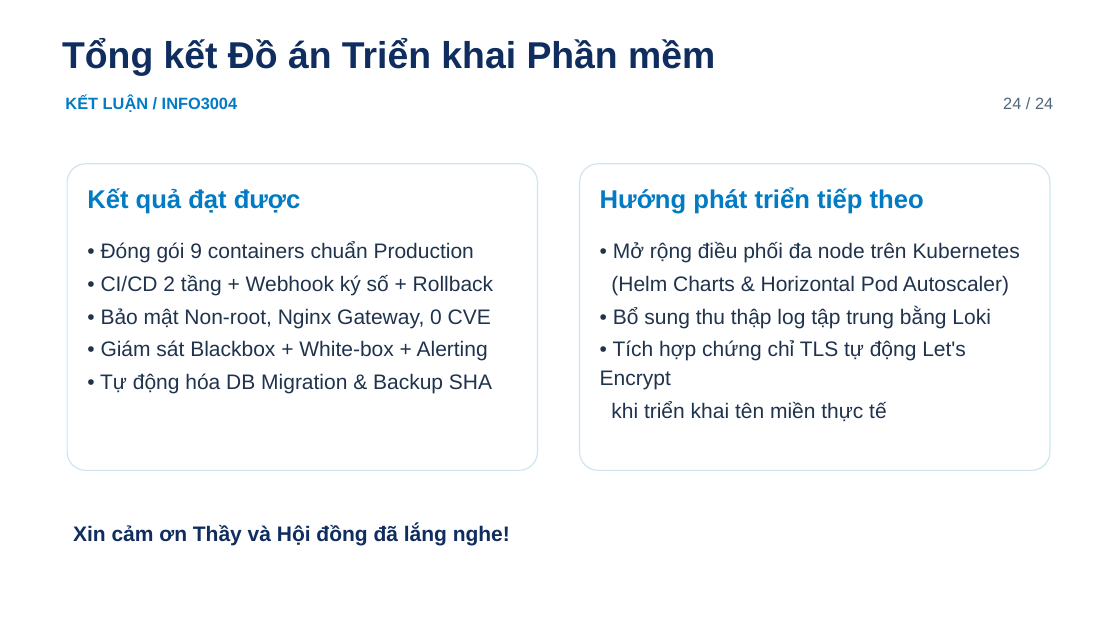
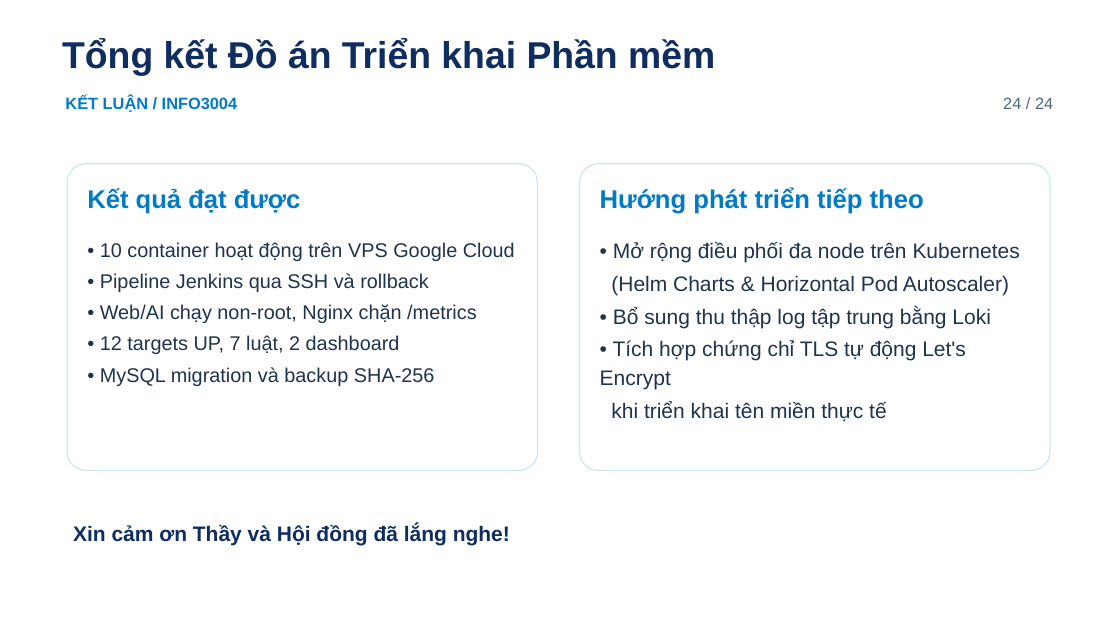
Before and after one commit to hieunofun/cong-nghe-phan-mem, a slide deck: slide 24 of JobLink_Final_Presentation.pptx. Drawn at 1120x630 pixels with LibreOffice and Linux fonts; fonts in the diff are those of the drawing; background and template pictures are left out. Boxes give left, top, right and bottom in pixels: in the first picture for what was removed or moved away, otherwise in the second. Text is boxed around its words. In the diff, an @@ line names an element or a change of style, - is before the commit and + after.

```diff
--- a/JobLink_Final_Presentation.pptx
+++ b/JobLink_Final_Presentation.pptx
@@ text at bbox=[100, 242, 515, 386]: text changed; size 18 to 17 pt @@
-• Đóng gói 9 containers chuẩn Production
-• CI/CD 2 tầng + Webhook ký số + Rollback
-• Bảo mật Non-root, Nginx Gateway, 0 CVE
-• Giám sát Blackbox + White-box + Alerting
-• Tự động hóa DB Migration & Backup SHA
+• 10 container hoạt động trên VPS Google Cloud
+• Pipeline Jenkins qua SSH và rollback
+• Web/AI chạy non-root, Nginx chặn /metrics
+• 12 targets UP, 7 luật, 2 dashboard
+• MySQL migration và backup SHA-256
```
Also in this commit, not shown: 11 other slides changed, 2 slides added, 2 slides removed, 3 other files.
